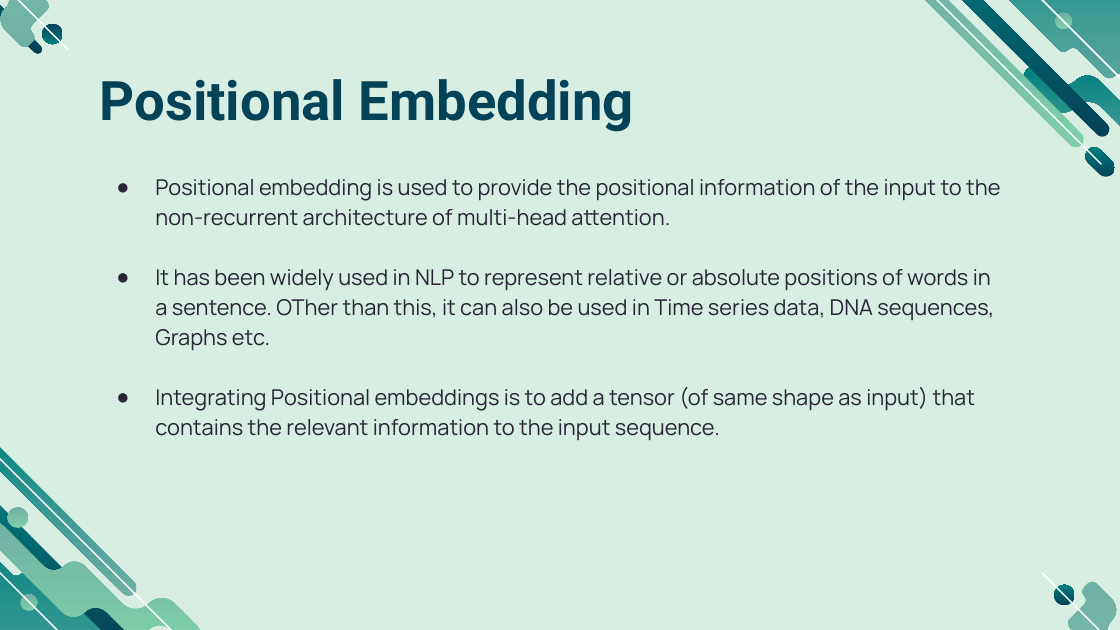
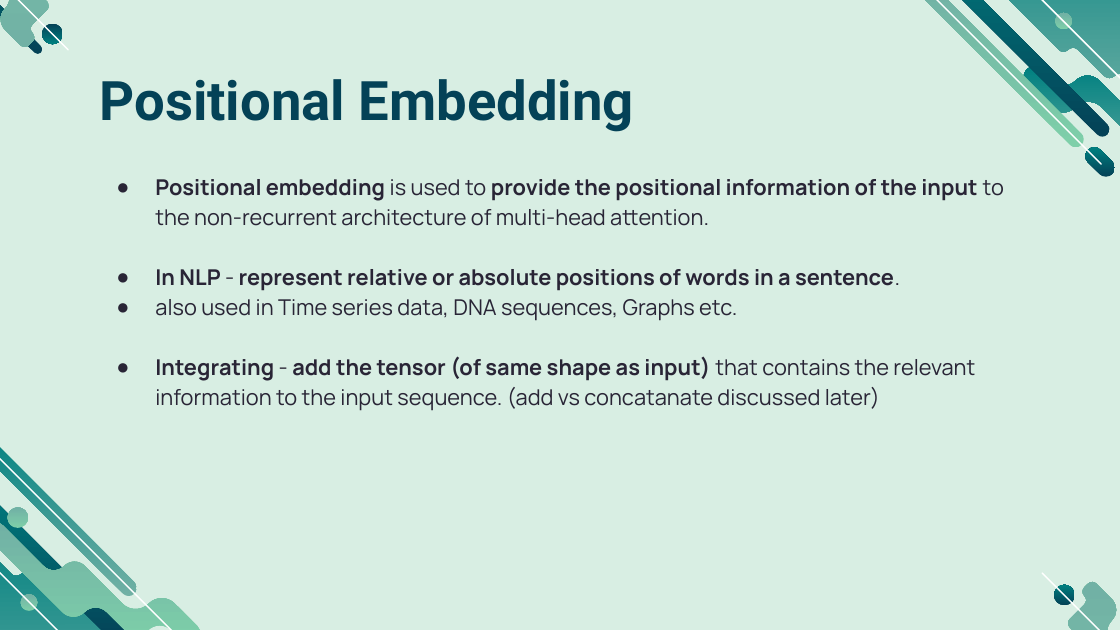
Before and after one commit to smlab-niser/23cs461, a slide deck: slide 5 of assignment/adhil/CS461_notes_positional_encoding.pptx. Drawn at 1120x630 pixels with LibreOffice and Linux fonts; fonts in the diff are those of the drawing. Boxes give left, top, right and bottom in pixels: in the first picture for what was removed or moved away, otherwise in the second. Text is boxed around its words. In the diff, an @@ line names an element or a change of style, - is before the commit and + after.

```diff
--- a/assignment/adhil/CS461_notes_positional_encoding.pptx
+++ b/assignment/adhil/CS461_notes_positional_encoding.pptx
@@ subtitle at (155,179,1004,226): bold on in "Positional embedding provide the positional information of ..." @@
@@ subtitle at (155,269,975,411): text changed @@
-● It has been widely used in NLP to represent relative or absolute positions of words in a sentence. OTher than this, it can also be used in Time series data, DNA sequences, Graphs etc.
-● Integrating Positional embeddings is to add a tensor (of same shape as input) that contains the relevant information to the input sequence.
+● In NLP - represent relative or absolute positions of words in a sentence.
+● also used in Time series data, DNA sequences, Graphs etc.
+● Integrating - add the tensor (of same shape as input) that contains the relevant information to the input sequence. (add vs concatanate discussed later)
```
Also in this commit, not shown: 10 other slides changed, 2 slides added, 3 other files.
